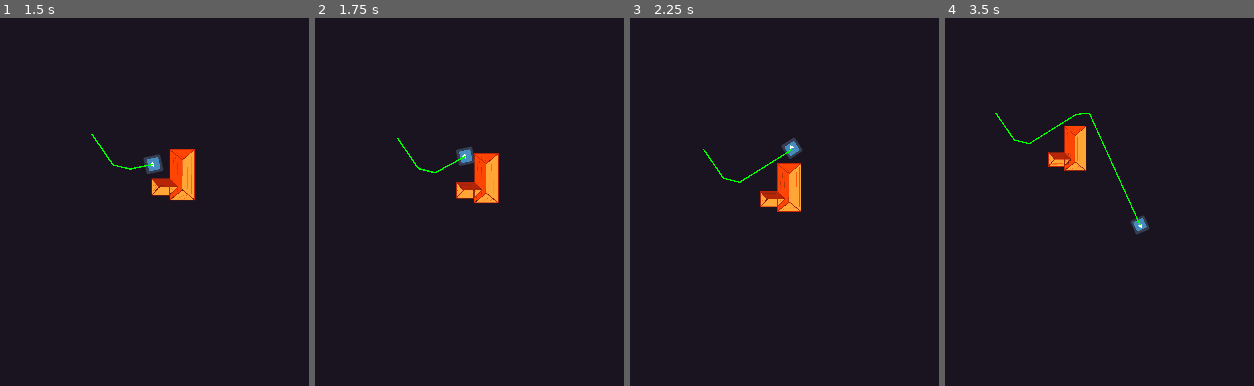
Above: before the commit, frames 1-4 (left to right).
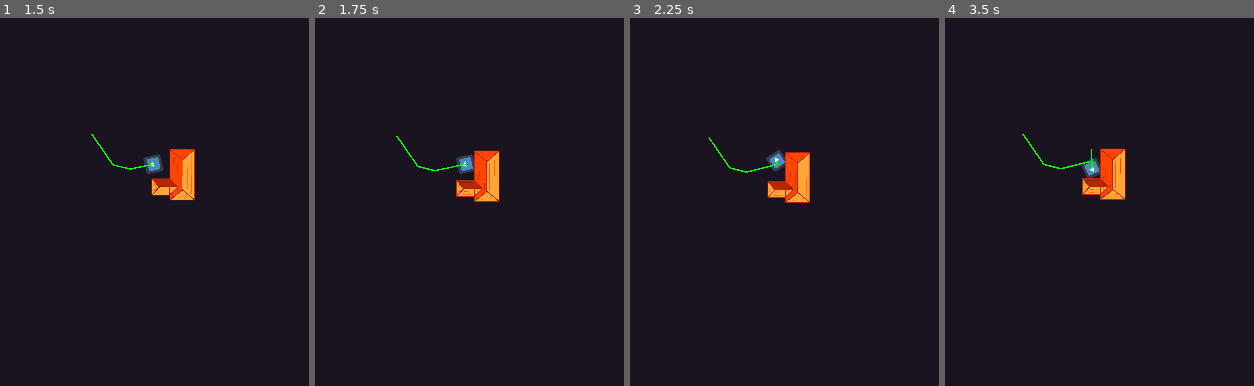
Above: after the commit, the same moments.

Repository: SpyrexDE/BzzBzz
Game: Godot game, scene res://levels/testlvl1.tscn
Two runs of this game, one before a commit and one after it. Both use one fixed random seed, a clock stepped at 60 frames per second and the inputs below. The engine's default icon, where the game draws it, is replaced by a stand-in: a white triangle on a blue panel in a dark square.
Inputs:
- Up to frame 1 (1.5 s): hold D (steer_right) 0.53-1.28 s; tap Space (interact) at 0.6, 1.35 s; hold S (go_backward) from 1.28 s (still down)
- Up to frame 2 (1.75 s): keep holding S (go_backward)
- Up to frame 3 (2.25 s): release S (go_backward) at 2.03 s; hold D (steer_right) from 2.03 s (still down); tap Space (interact) at 2.1 s
- Up to frame 4 (3.5 s): release D (steer_right) at 2.78 s; hold W (go_forward) from 2.78 s (still down); tap Space (interact) at 2.85 s

Frame 1 is identical in both runs. In frame 2, 1.1% of the frame differs, in the area x 26-60%, y 32-51%; in frame 3, 2.2%; in frame 4, 3.2%, in the area x 16-67%, y 25-59%.

Commit message:
changess

Diff:
--- a/levels/testlvl2.tscn
+++ b/levels/testlvl2.tscn
@@ -21,10 +21,11 @@
 position = Vector2(49, 293)
 rotation = 1.5708
 
-[node name="Kiste" parent="." instance=ExtResource("5_svl15")]
-position = Vector2(689, -147)
-scale = Vector2(5, 5)
-
 [node name="Fels" parent="." instance=ExtResource("6_fwqom")]
 position = Vector2(408, -212)
 scale = Vector2(2, 2)
+
+[node name="Kiste" parent="." instance=ExtResource("5_svl15")]
+position = Vector2(670, -37)
+
+[node name="Midpoint" type="Node2D" parent="."]
--- a/project.godot
+++ b/project.godot
@@ -55,6 +55,10 @@
 ]
 }
 
+[physics]
+
+2d/default_gravity=0.0
+
 [rendering]
 
 environment/defaults/default_clear_color=Color(0.10228, 0.0781511, 0.129688, 1)
--- a/props/Hinderniss_Wasser/wasser_teich.gd
+++ b/props/Hinderniss_Wasser/wasser_teich.gd
@@ -13,5 +13,12 @@
 
 
 func _on_area_2d_body_entered(body):
-	print("slower")
+	if body is Player:
+			body.friction_multiplier = 2
 	pass # Replace with function body.
+
+
+func _on_area_2d_body_exited(body):
+	if body is Player:
+		body.friction_multiplier = 1
+	pass
--- a/props/Hinderniss_Wasser/wasser_teich.tscn
+++ b/props/Hinderniss_Wasser/wasser_teich.tscn
@@ -22,3 +22,4 @@
 polygon = PackedVector2Array(-128, -90, -99, -111, -26, -83, 42, -57, 141, -59, 150, -32, 144, 19, 46, 121, -63, 113, -156, 52, -159, -47)
 
 [connection signal="body_entered" from="Area2D" to="." method="_on_area_2d_body_entered"]
+[connection signal="body_exited" from="Area2D" to="." method="_on_area_2d_body_exited"]
--- a/props/connector/connector.gd
+++ b/props/connector/connector.gd
@@ -4,14 +4,13 @@
 var last_checkpoint: Vector2
 var checkpoints: Array[Vector2]
 var debug_points: Array[Vector2]
-var debug_points_temp: Array[Vector2]
 
 func _ready():
 	checkpoints.append(Vector2(0, 0))
 	robot = %Robot
 
 func add_checkpoint(new_checkpoint: Vector2) -> bool:
-	debug_points_temp.clear()
+
 	var last = checkpoints[0]
 	for checkpoint in checkpoints:
 		#get the point of intersection
@@ -22,29 +21,22 @@
 			#check if it is a self intersection
 			if (intersection - checkpoints[- 1]).length() >= 1:
 				#check if intersection is on the line segment
-				var a = checkpoints[- 1]
-				var b = new_checkpoint
+				var a = last
+				var b = checkpoint - last
 				var c = intersection
 
-				var aa = last
-				var bb = checkpoint
-
-				var ac = (c - a).normalized()
-				var bc = (c - b).normalized()
-
-				var aac = (c - aa).normalized()
-				var bbc = (c - bb).normalized()
+				var ac = c - a
+				var bc = b - c
 
 				var x = ac.dot(bc)
-				var xx = aac.dot(bbc)
-
-				if (x < 0&&xx < 0):
+				print("dot prod ", x)
+				if (x > 0):
+					print(intersection)
 					debug_points.append(intersection)
 
 		last = checkpoint
 
 	checkpoints.append(new_checkpoint)
-	print("----")
 	return true
 
 func _physics_process(_delta):
--- /dev/null
+++ b/props/kiste/kiste.gd
@@ -0,0 +1,11 @@
+extends RigidBody2D
+
+
+# Called when the node enters the scene tree for the first time.
+func _ready():
+	pass # Replace with function body.
+
+
+# Called every frame. 'delta' is the elapsed time since the previous frame.
+func _process(delta):
+	pass
--- a/props/kiste/kiste.tscn
+++ b/props/kiste/kiste.tscn
@@ -5,10 +5,14 @@
 [sub_resource type="RectangleShape2D" id="RectangleShape2D_vhbhw"]
 size = Vector2(28, 28)
 
-[node name="Kiste" type="StaticBody2D"]
+[node name="Kiste" type="RigidBody2D"]
+mass = 0.01
+linear_damp = 7.141
 
 [node name="Sprite2D" type="Sprite2D" parent="."]
+scale = Vector2(3, 3)
 texture = ExtResource("1_mgjn0")
 
 [node name="CollisionShape2D" type="CollisionShape2D" parent="."]
+scale = Vector2(3, 3)
 shape = SubResource("RectangleShape2D_vhbhw")
--- a/robot/robot.tscn
+++ b/robot/robot.tscn
@@ -8,10 +8,12 @@
 radius = 65.192
 
 [node name="Robot" type="CharacterBody2D"]
+motion_mode = 1
 script = ExtResource("1_qe1k2")
 speed = 500.0
 friction = 1.3
 steering_speed = 0.1
+push_force = 1.0
 
 [node name="Sprite" type="Sprite2D" parent="."]
 texture = ExtResource("2_y6hw3")
